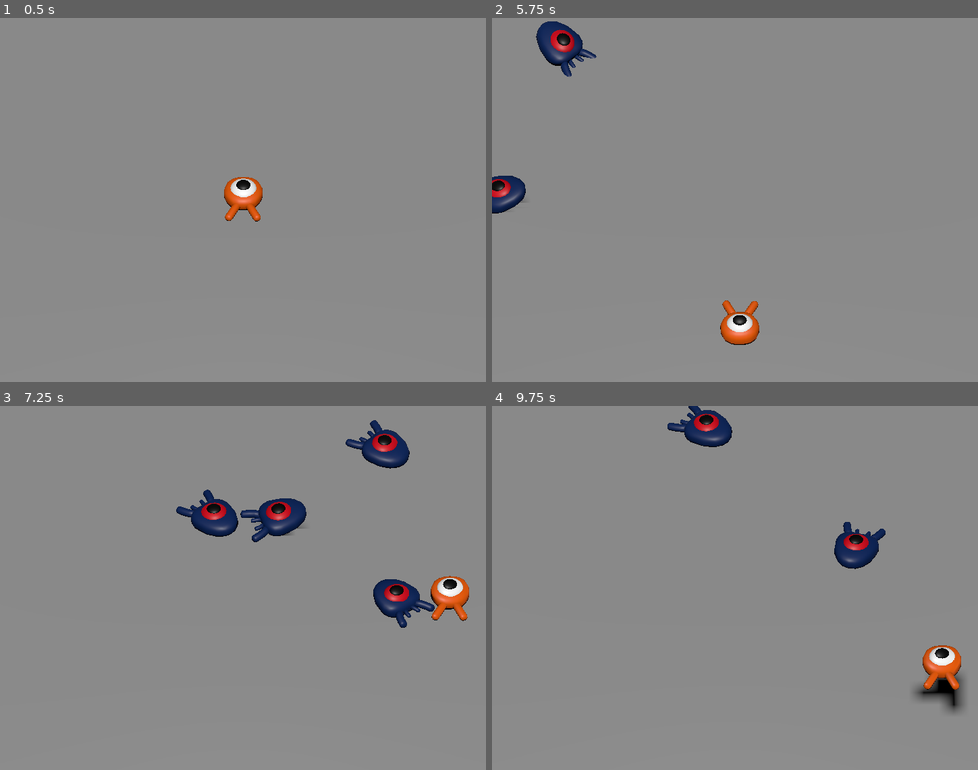
Above: before the commit, frames 1-4 (two rows, left to right).
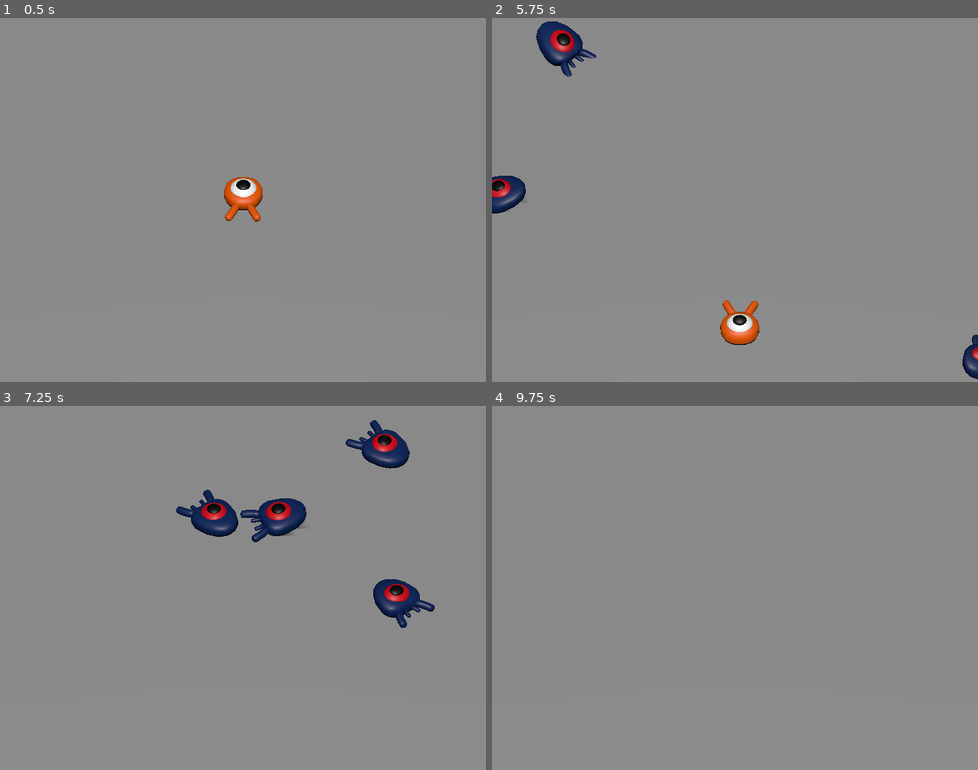
Above: after the commit, the same moments.

Repository: DivyaRasania/squash-the-creeps
Game: Godot game, scene res://scenes/main.tscn
Same seed, same stepped clock (60 frames per second), same inputs: the game is played once before the commit and once after it.
Inputs:
- Up to frame 1 (0.5 s): no input
- Up to frame 2 (5.75 s): tap Enter at 0.5 s; hold D (move_right) 0.53-1.28 s; tap Space (jump) at 0.6, 0.77, 1.07, 1.35, 1.52, 1.82, 2.1, 2.85, 3.02, 3.32, 3.6, 3.77, 4.07, 4.35, 4.52, 4.82, 5.1 s; hold S (move_back) 1.28-2.03 s; hold D (move_right) 2.03-2.78 s; hold W (move_forward) 2.78-3.53 s; hold A (move_left) 3.53-5.03 s; hold S (move_back) from 5.03 s (still down)
- Up to frame 3 (7.25 s): release S (move_back) at 5.78 s; hold D (move_right) 5.78-6.53 s; tap Space (jump) at 5.85, 6.02, 6.32, 6.6, 6.77, 7.07 s; hold W (move_forward) from 6.53 s (still down)
- Up to frame 4 (9.75 s): release W (move_forward) at 7.28 s; hold D (move_right) 7.28-8.03 s; tap Space (jump) at 7.35, 7.52, 7.82, 8.1, 8.85, 9.02, 9.32, 9.6 s; hold S (move_back) 8.03-8.78 s; hold A (move_left) 8.78-9.53 s; hold W (move_forward) from 9.53 s (still down)

Frame 1 is identical in both runs. In frame 2, 0.3% of the frame differs, in the area x 9-100%, y 3-100%; in frame 3, 0.7%; in frame 4, 3.0%, in the area x 36-98%, y 0-85%.

Commit message:
killing the player done

Diff:
--- a/scenes/main.tscn
+++ b/scenes/main.tscn
@@ -74,10 +74,11 @@
 curve = SubResource("Curve3D_015rc")
 
 [node name="SpawnLocation" type="PathFollow3D" parent="SpawnPath"]
-transform = Transform3D(0.0076226, -0.00200573, -0.999969, 0, 0.999998, -0.00200579, 0.999971, 1.52894e-05, 0.00762259, -19.0928, 0.00341797, -18.6321)
+transform = Transform3D(0.0076226, -0.00200573, -0.999969, 0, 0.999998, -0.00200579, 0.999971, 1.52893e-05, 0.00762259, -19.0928, 0.00341797, -18.6321)
 
 [node name="MobTimer" type="Timer" parent="."]
 wait_time = 0.5
 autostart = true
 
+[connection signal="hit" from="Player" to="." method="_on_player_hit"]
 [connection signal="timeout" from="MobTimer" to="." method="_on_mob_timer_timeout"]
--- a/scenes/mob.tscn
+++ b/scenes/mob.tscn
@@ -22,6 +22,6 @@
 
 [node name="VisibleOnScreenNotifier3D" type="VisibleOnScreenNotifier3D" parent="."]
 transform = Transform3D(1, 0, 0, 0, 1, 0, 0, 0, 1, -0.0130979, 0.73379, 0.305625)
-aabb = AABB(-1.18001, -0.675966, -1.72069, 2.36002, 1.35193, 3.44138)
+aabb = AABB(-1.2, -0.7, -1.7, 2.5, 1.5, 3.5)
 
 [connection signal="screen_exited" from="VisibleOnScreenNotifier3D" to="." method="_on_visible_on_screen_notifier_3d_screen_exited"]
--- a/scenes/player.tscn
+++ b/scenes/player.tscn
@@ -1,10 +1,14 @@
-[gd_scene load_steps=4 format=3 uid="uid://1d0o7csoor5k"]
+[gd_scene load_steps=5 format=3 uid="uid://1d0o7csoor5k"]
 
 [ext_resource type="PackedScene" uid="uid://stok48bddhae" path="res://art/player.glb" id="1_jx6l0"]
 [ext_resource type="Script" path="res://scripts/player.gd" id="1_o3mii"]
 
 [sub_resource type="SphereShape3D" id="SphereShape3D_sryhg"]
 radius = 0.8
+
+[sub_resource type="CylinderShape3D" id="CylinderShape3D_mo1ds"]
+height = 0.2
+radius = 1.5
 
 [node name="Player" type="CharacterBody3D"]
 collision_mask = 6
@@ -16,5 +20,16 @@
 transform = Transform3D(1, 0, 0, 0, 1, 0, 0, 0, 1, 0, 0.481813, 0)
 
 [node name="CollisionShape3D" type="CollisionShape3D" parent="."]
-transform = Transform3D(1, 0, 0, 0, 1, 0, 0, 0, 1, 0, 0.800448, 0)
+transform = Transform3D(1, 0, 0, 0, 1, 0, 0, 0, 1, 0, 0.8, 0)
 shape = SubResource("SphereShape3D_sryhg")
+
+[node name="MobDetector" type="Area3D" parent="."]
+collision_layer = 0
+collision_mask = 2
+monitorable = false
+
+[node name="CollisionShape3D" type="CollisionShape3D" parent="MobDetector"]
+transform = Transform3D(1, 0, 0, 0, 1, 0, 0, 0, 1, 0, 1.2, 0)
+shape = SubResource("CylinderShape3D_mo1ds")
+
+[connection signal="body_entered" from="MobDetector" to="." method="_on_mob_detector_body_entered"]
--- a/scripts/main.gd
+++ b/scripts/main.gd
@@ -17,3 +17,6 @@
 
 	# Spawn the mob by adding it to the Main scene.
 	add_child(mob)
+
+func _on_player_hit():
+	$MobTimer.stop()
--- a/scripts/mob.gd
+++ b/scripts/mob.gd
@@ -1,12 +1,12 @@
 extends CharacterBody3D
+
+# Emitted when the player jumped on the mob.
+signal squashed
 
 # Minimum speed of the mob in meters per second.
 @export var min_speed = 10
 # Maximum speed of the mob in meters per second.
 @export var max_speed = 18
-
-# Emitted when the player jumped on the mob.
-signal squashed
 
 func _physics_process(_delta):
 	move_and_slide()
--- a/scripts/player.gd
+++ b/scripts/player.gd
@@ -1,10 +1,12 @@
 extends CharacterBody3D
+
+# Emitted when the player was hit by a mob.
+signal hit
 
 # How fast the player moves in meters per second.
 @export var speed = 14
 @export var jump_impulse = 20
 @export var bounce_impulse = 16
-
 # The downward acceleration when in the air, in meters per second squared.
 @export var fall_acceleration = 75
 
@@ -62,3 +64,10 @@
 				break
 
 	move_and_slide()
+
+func die():
+	hit.emit()
+	queue_free()
+
+func _on_mob_detector_body_entered(body):
+	die()
